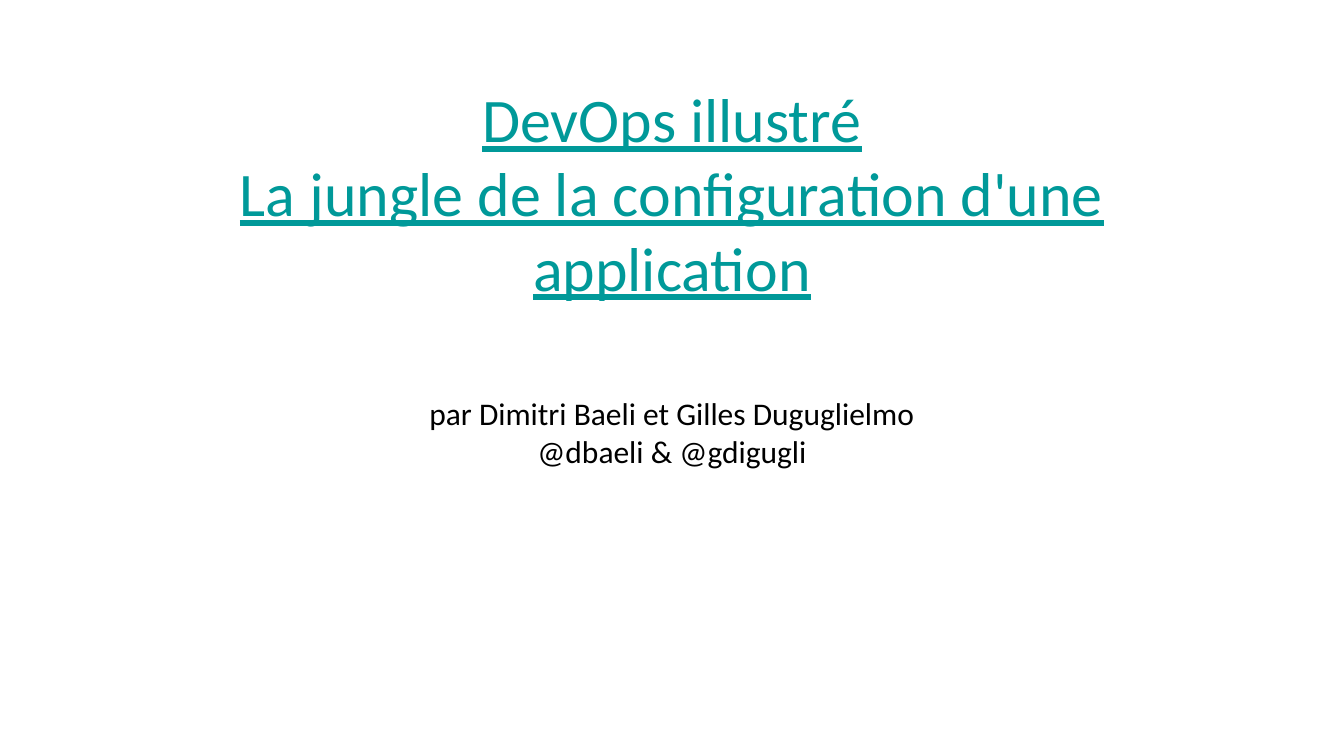
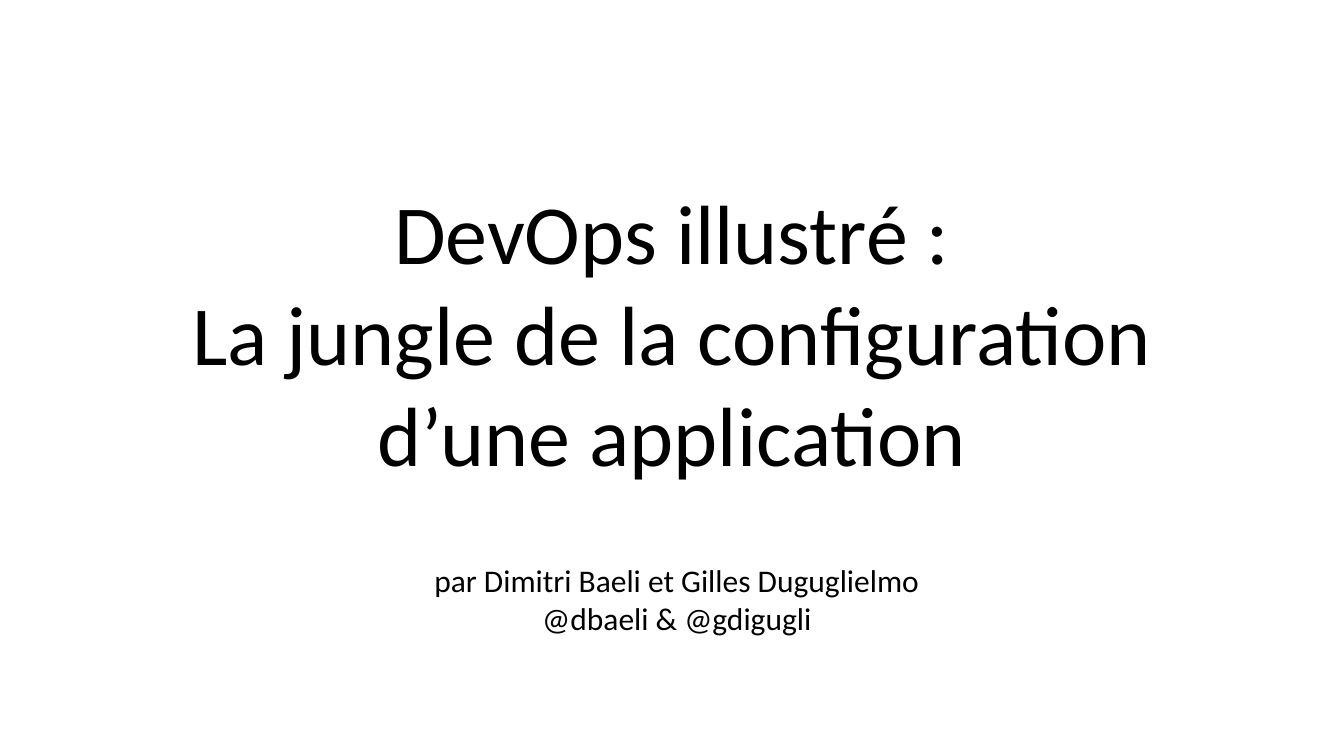
Before and after one commit to dbaeli/conf4j, a slide deck: slide 1 of conf4j-slides/Devops_Configuration_Jungle_Devoxx_FR_2012.pptx. Drawn at 1344x756 pixels with LibreOffice and Linux fonts; fonts in the diff are those of the drawing; background and template pictures are left out. Boxes give left, top, right and bottom in pixels: in the first picture for what was removed or moved away, otherwise in the second. Text is boxed around its words. In the diff, an @@ line names an element or a change of style, - is before the commit and + after.

```diff
--- a/conf4j-slides/Devops_Configuration_Jungle_Devoxx_FR_2012.pptx
+++ b/conf4j-slides/Devops_Configuration_Jungle_Devoxx_FR_2012.pptx
@@ title at [192,205,1151,480]: text changed; size 59 to 80 pt; text colour #009999 to #000000 @@
-DevOps illustré
-La jungle de la configuration d'une application
+DevOps illustré :
+La jungle de la configuration d’une application
@@ text "par Dimitri Baeli et Gilles ...": place and size @@
-text "par Dimitri Baeli et Gilles ..." at [429,403,914,469]
+text "par Dimitri Baeli et Gilles ..." at [434,570,919,636]
```
Also in this commit, not shown: 8 other slides changed, 1 slide added, 1 slide removed.
